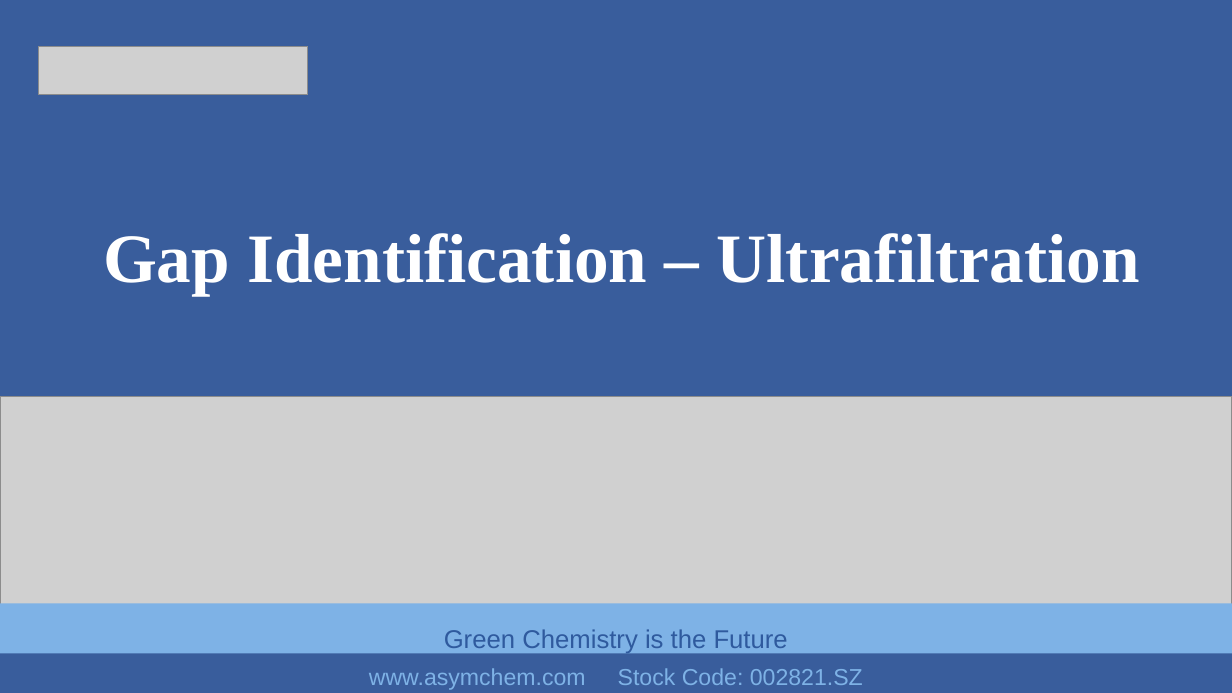
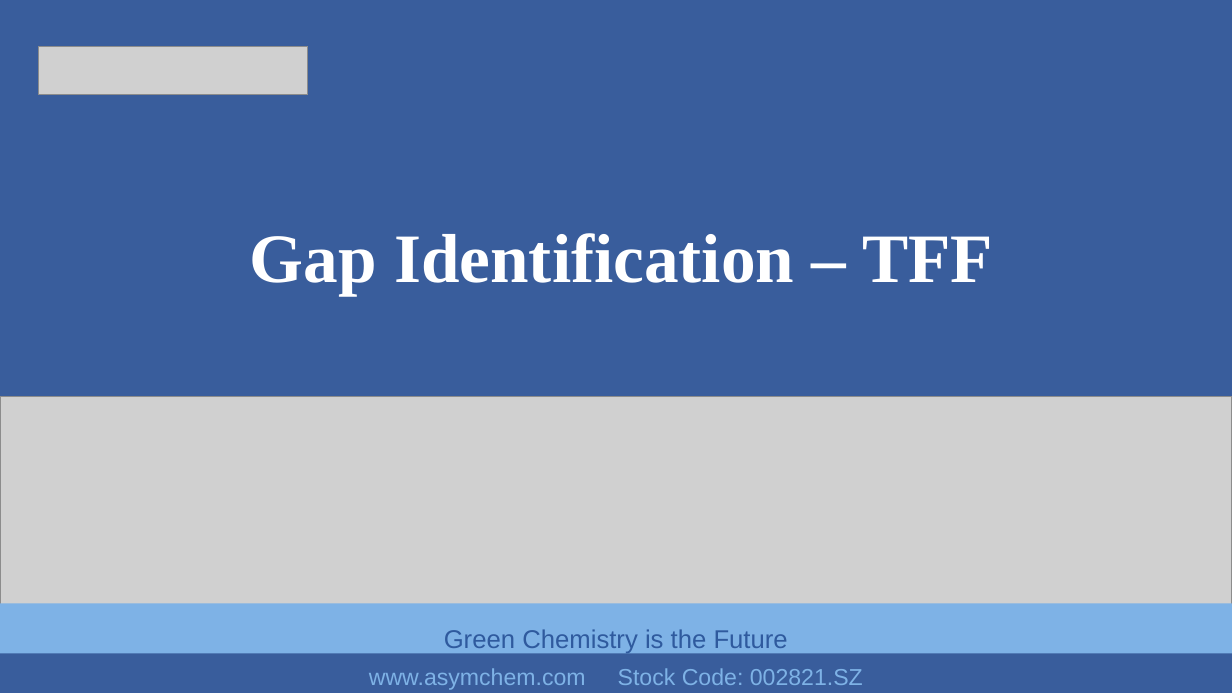
Before and after one commit to peterli0913/BLA, a slide deck: slide 1 of deliverables/超滤设备改造_EN.pptx. Drawn at 1232x693 pixels with LibreOffice and Linux fonts; fonts in the diff are those of the drawing; grey boxes stand for pictures. Boxes give left, top, right and bottom in pixels: in the first picture for what was removed or moved away, otherwise in the second. Text is boxed around its words. In the diff, an @@ line names an element or a change of style, - is before the commit and + after.

```diff
--- a/deliverables/超滤设备改造_EN.pptx
+++ b/deliverables/超滤设备改造_EN.pptx
@@ text at box(250, 233, 993, 295): text changed @@
-Gap Identification – Ultrafiltration
+Gap Identification – TFF
```
Also in this commit, not shown: 2 other slides changed, 4 other files.
